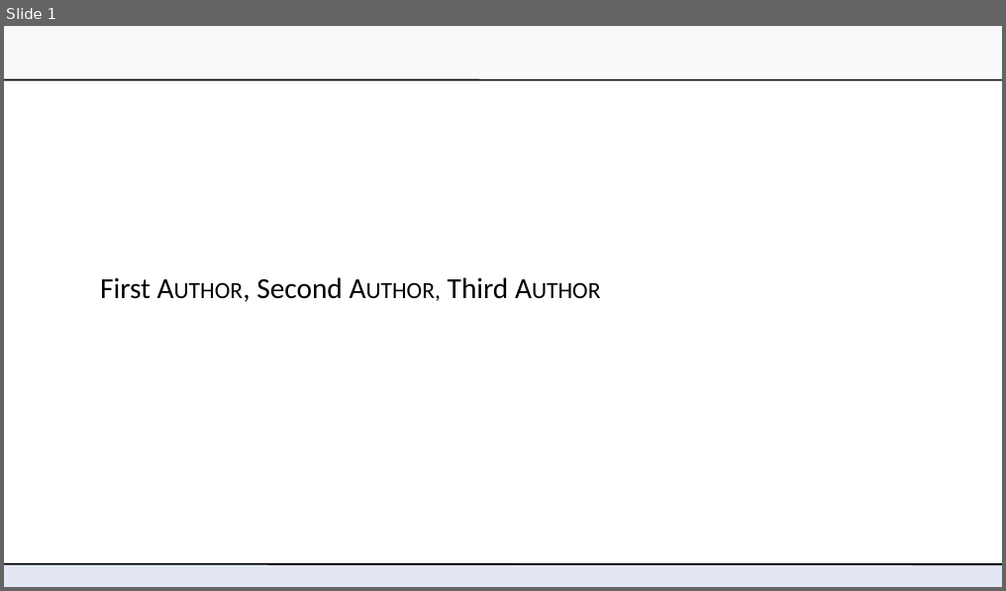
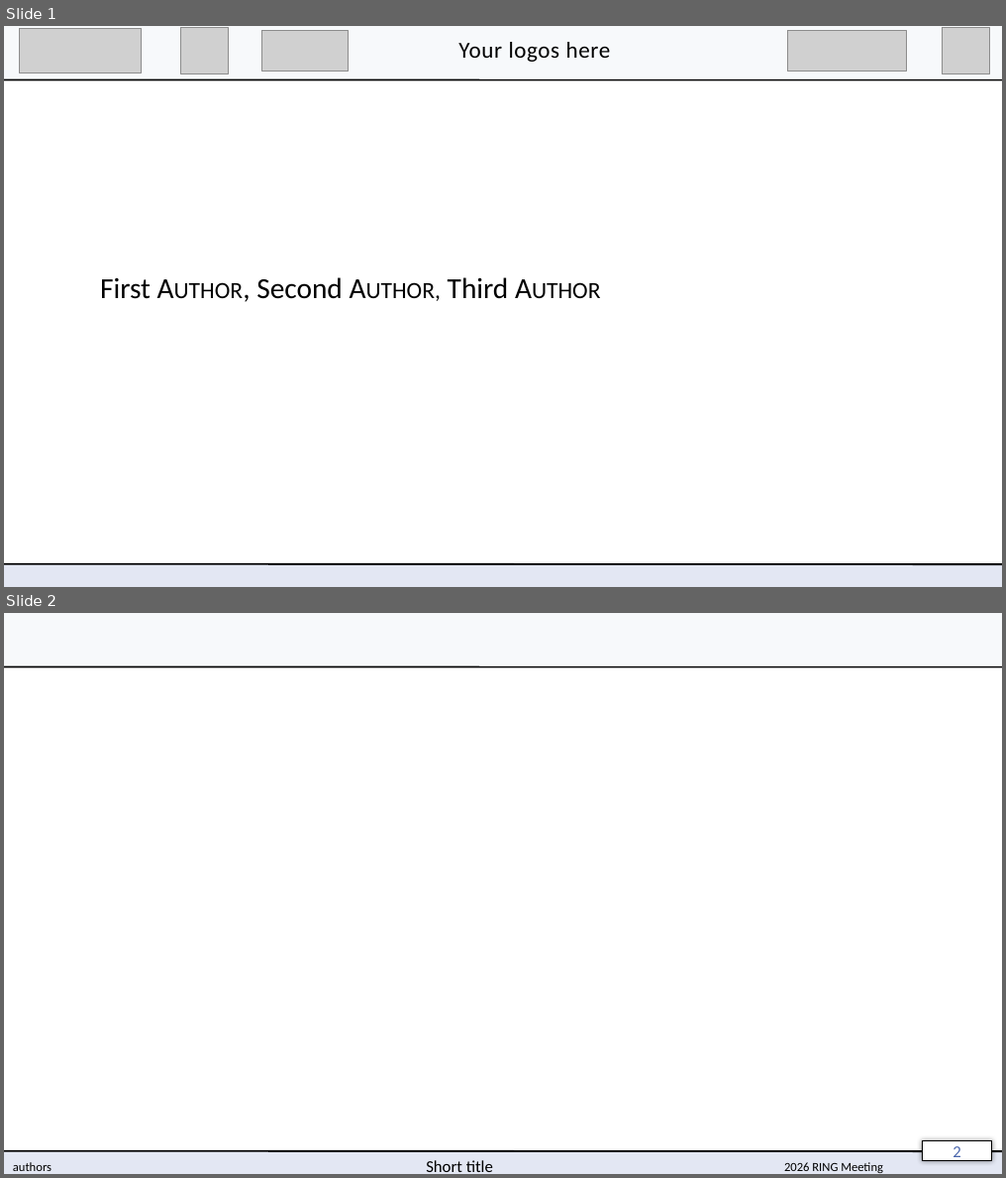
Before and after one commit to ring-papers/RINGMeeting_template, a slide deck: slides/RINGMeeting_slides.potx. Shown one above the other, each under a label of ours: slide 1 before the commit, slides 1 and 2 after it. The pictures are 1006x591 and 1006x1178 pixels, drawn with LibreOffice and Linux fonts; fonts in the diff are those of the drawing; grey boxes stand for pictures; background and template pictures are left out. Boxes give left, top, right and bottom in pixels: in the first picture for what was removed or moved away, otherwise in the second. Text is boxed around its words. In the diff, an @@ line names an element or a change of style, - is before the commit and + after.

```diff
--- a/slides/RINGMeeting_slides.potx
+++ b/slides/RINGMeeting_slides.potx
@@ slide 2 added at bbox=[4, 613, 1002, 1174], background #FFFFFF; not listed: 4 template elements that a slide beside it also shows @@
@@ page number added at bbox=[923, 1142, 991, 1161], fill #FFFFFF, outline #000000 0.75 pt, 16 pt, text #4A66AC @@
+2
@@ text added at bbox=[13, 1162, 52, 1171], 12 pt, text #000000 @@
+authors
@@ text added at bbox=[426, 1160, 493, 1172], 16 pt, text #000000 @@
+Short title
@@ text added at bbox=[784, 1162, 883, 1173], 12 pt, text #000000 @@
+2026 RING Meeting
@@ slide 1 changed as well @@
@@ picture added at bbox=[20, 28, 142, 73] @@
@@ picture added at bbox=[180, 28, 228, 75] @@
@@ picture added at bbox=[261, 30, 349, 71] @@
@@ text added at bbox=[458, 42, 611, 62], 22 pt, text #000000 @@
+Your logos here
@@ picture added at bbox=[788, 30, 907, 71] @@
@@ picture added at bbox=[943, 28, 989, 75] @@
```
Also in this commit, not shown: 1 other slide changed, 1 slide removed, 8 other files.
